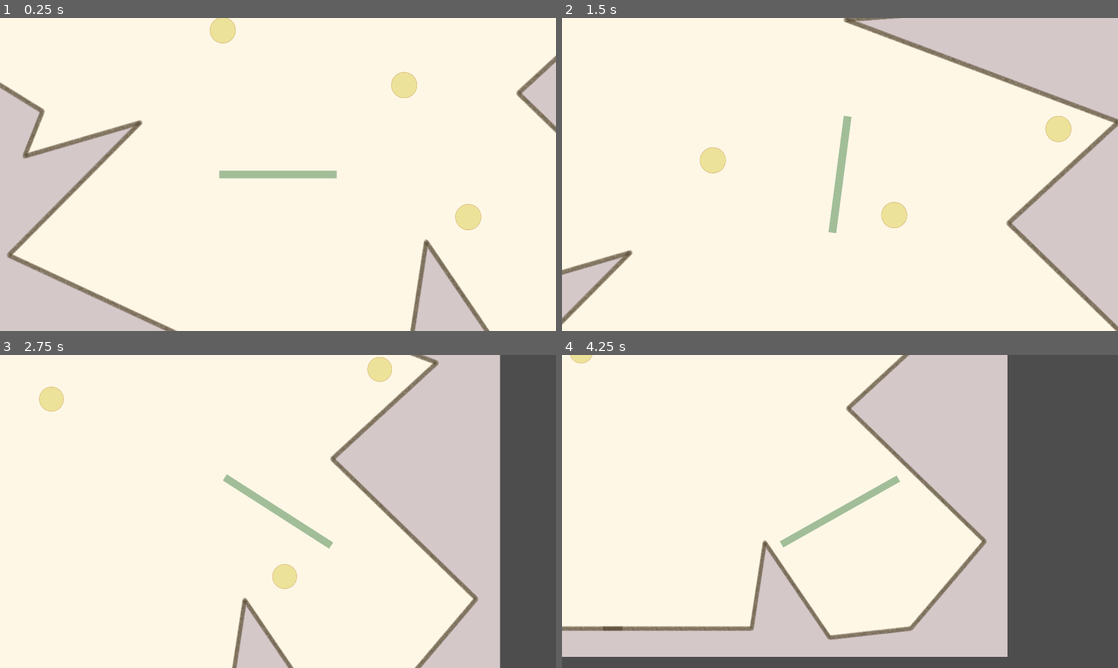
Above: before the commit, frames 1-4 (two rows, left to right).
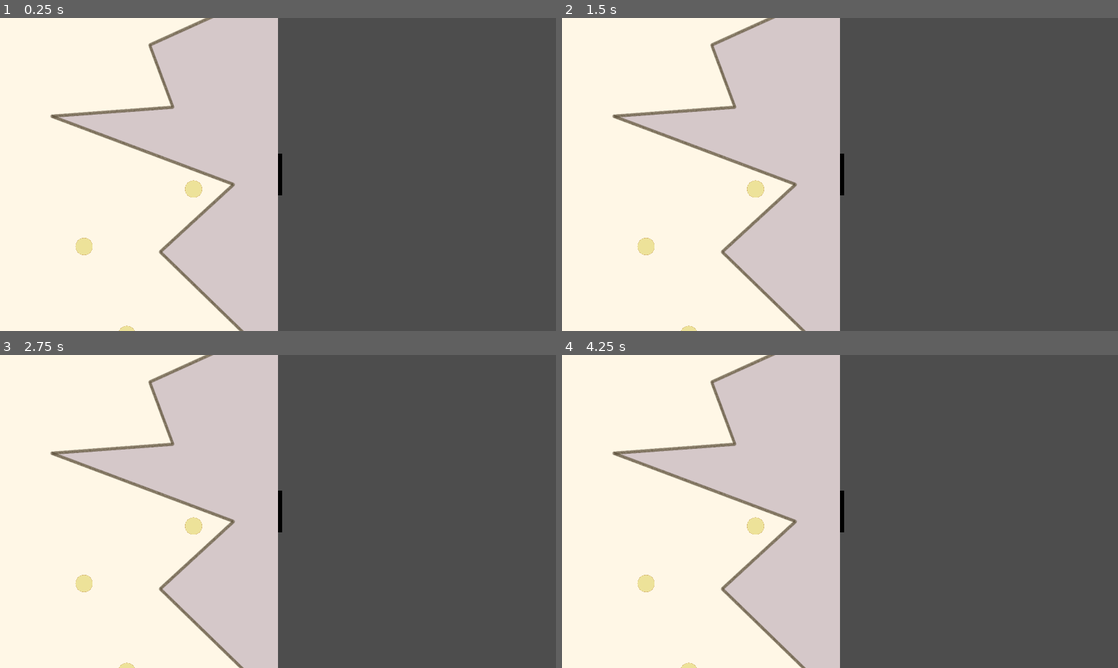
Above: after the commit, the same moments.

Repository: AustereTriceratops/GMTK_2024_prototype
Game: Godot game, scene res://scenes/testScene.tscn
Same seed, same stepped clock (60 frames per second), same inputs: the game is played once before the commit and once after it.
Inputs:
- Up to frame 1 (0.25 s): no input
- Up to frame 2 (1.5 s): hold A (a) 0.53-1.28 s; tap Space (jump) at 0.77, 1.07 s; tap D (d) at 0.8, 1.35 s
- Up to frame 3 (2.75 s): tap Space (jump) at 1.52, 1.82 s; tap S (s) at 1.55 s; hold S (s) from 2.03 s (still down); tap W (w) at 2.3 s
- Up to frame 4 (4.25 s): release S (s) at 2.78 s; tap W (w) at 2.85 s; tap Space (jump) at 3.02, 3.05, 3.32, 3.6, 3.77, 4.07 s; tap Enter at 3.5 s; hold A (a) from 3.53 s (still down)

The runs differ from the first frame. In frame 1, 79% of the frame differs, in the area x 0-100%, y 0-100%; in frame 2, 71%; in frame 3, 59%; in frame 4, 51%.

Commit message:
3D character

Diff:
--- a/scenes/playerScene.tscn
+++ b/scenes/playerScene.tscn
@@ -1,30 +1,27 @@
 [gd_scene load_steps=4 format=3 uid="uid://capohcmau3xpv"]
 
 [ext_resource type="Script" path="res://scripts/CharacterController.gd" id="1_m4bs3"]
-[ext_resource type="Texture2D" uid="uid://dgne28ufylok1" path="res://assets/testPlayer.png" id="2_dndx7"]
 
-[sub_resource type="CapsuleShape2D" id="CapsuleShape2D_d5uxg"]
-radius = 7.5
-height = 225.0
+[sub_resource type="BoxShape3D" id="BoxShape3D_oxlyj"]
+size = Vector3(0.2, 1, 0.1)
 
-[node name="PlayerScene" type="Node2D"]
+[sub_resource type="BoxMesh" id="BoxMesh_4yskk"]
+size = Vector3(0.2, 1, 0.1)
 
-[node name="Player" type="RigidBody2D" parent="."]
-position = Vector2(2.08165e-12, 2.08165e-12)
+[node name="PlayerScene" type="Node3D"]
+
+[node name="Player" type="RigidBody3D" parent="."]
+transform = Transform3D(1, 0, 0, 0, 1, 0, 0, 0, 1, 2.08165e-12, 2.08165e-12, 0)
 max_contacts_reported = 2
 contact_monitor = true
 script = ExtResource("1_m4bs3")
 
-[node name="Collider" type="CollisionShape2D" parent="Player"]
-position = Vector2(2.08165e-12, 2.08165e-12)
-rotation = 1.5708
-shape = SubResource("CapsuleShape2D_d5uxg")
+[node name="Collider" type="CollisionShape3D" parent="Player"]
+transform = Transform3D(1, 0, 0, 0, 1, 0, 0, 0, 1, 2.08165e-12, 2.08165e-12, 0)
+shape = SubResource("BoxShape3D_oxlyj")
 
-[node name="Sprite" type="Sprite2D" parent="Player"]
-position = Vector2(2.08165e-12, 2.08165e-12)
-scale = Vector2(1.5, 0.3)
-texture = ExtResource("2_dndx7")
+[node name="MeshInstance3D" type="MeshInstance3D" parent="Player"]
+mesh = SubResource("BoxMesh_4yskk")
 
-[node name="Camera" type="Camera2D" parent="Player"]
-offset = Vector2(2.08165e-12, 2.08165e-12)
-zoom = Vector2(1.5, 1.5)
+[node name="Camera3D" type="Camera3D" parent="Player"]
+transform = Transform3D(1, 0, 0, 0, 1, 0, 0, 0, 1, 2.08165e-12, 2.08165e-12, 5)
--- a/scenes/testScene.tscn
+++ b/scenes/testScene.tscn
@@ -11,7 +11,7 @@
 [node name="testLevel" parent="." instance=ExtResource("3_b0eut")]
 
 [node name="playerScene" parent="." instance=ExtResource("2_hyhj7")]
-position = Vector2(2.08165e-12, 800)
+transform = Transform3D(1, 0, 0, 0, 1, 0, 0, 0, 1, 2.08165e-12, 800, 0)
 
 [node name="Coins" type="Node" parent="."]
 
--- a/scripts/CharacterController.gd
+++ b/scripts/CharacterController.gd
@@ -1,4 +1,4 @@
-extends RigidBody2D;
+extends RigidBody3D;
 
 @onready var mainNode = get_node('/root/main');
 
@@ -22,28 +22,31 @@
 	if Input.is_action_pressed('w'):
 		var v = linear_velocity.length();
 		var fac = 0.03*clamp(700 - v, 0, 700);
-		apply_central_impulse(fac*Vector2(-0.707, -0.707));
+		apply_central_force(fac*Vector3(-0.707, -0.707, 0));
 	if Input.is_action_pressed('s'):
-		apply_central_impulse(10*Vector2(0, 1));
+		apply_central_force(10*Vector3(0, 1, 0));
 	if pendingInput['jump']:
 		pendingInput['jump'] = false;
 
 		var collisionPos = state.get_contact_local_position(0);
-		var launchDir = (position - collisionPos).normalized();
+		var diff = position - collisionPos;
+		diff.z = 0;
+		var launchDir = diff.normalized();
 		apply_central_impulse(config['jumpImpulse']*launchDir);
 
 	if pendingInput['doubleJump']:
 		pendingInput['doubleJump'] = false;
 
-		apply_central_impulse(config['doubleJumpImpulse']*Vector2(0, -1));
+		apply_central_impulse(config['doubleJumpImpulse']*Vector3(0, -1, 0));
 
 func _process(delta):
 	var nContacts = get_contact_count();
 
 	if Input.is_action_pressed('a'):
-		angular_velocity = -config['angularVelocity'];
+		print('a')
+		set_angular_velocity(-config['angularVelocity'] * Vector3(0, 0, 1));
 	if Input.is_action_pressed('d'):
-		angular_velocity = config['angularVelocity'];
+		set_angular_velocity(config['angularVelocity'] * Vector3(0, 0, 1));
 	if Input.is_action_just_pressed('jump'):
 		if nContacts == 1:
 			pendingInput['jump'] = true;
Not shown, added: assets/testRuler.glb.import
Not shown, changed: .DS_Store
